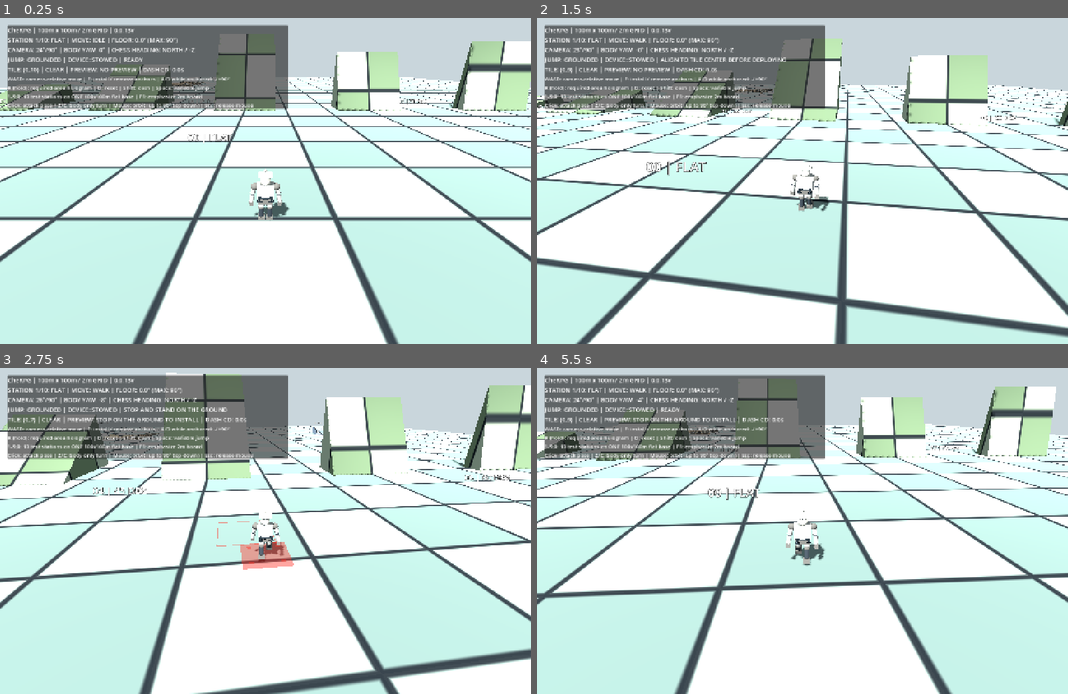
Above: before the commit, frames 1-4 (two rows, left to right).
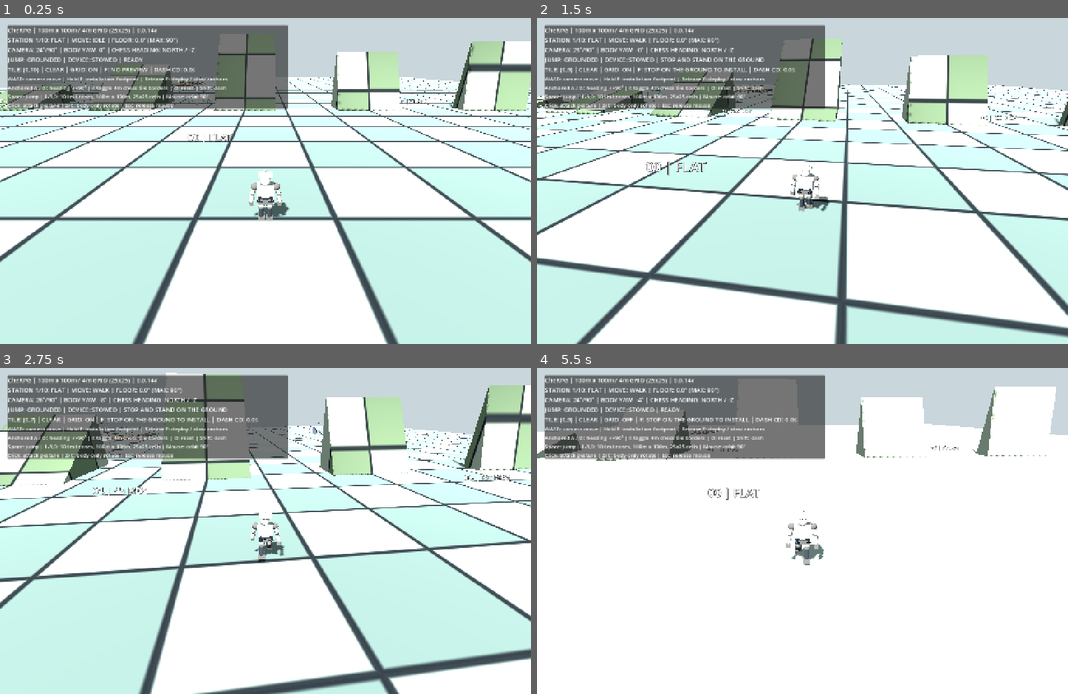
Above: after the commit, the same moments.

Repository: zzunlsj/cherpg
Game: Godot game, scene res://scenes/MotionLab.tscn
The game is run twice, just before and just after one commit, with the same random seed, the same clock (stepped at 60 frames per second) and the same inputs.
Inputs (mouse positions are in pixels of both pictures, inside the frame that each line leads up to):
- Up to frame 1 (0.25 s): no input
- Up to frame 2 (1.5 s): tap Enter at 0.5 s; move the mouse to (829, 181) at 0.52 s; hold F 0.53-1.28 s; hold W from 0.53 s (still down); click (829, 181) at 0.67 s; tap Space at 0.77 s; tap I at 0.8, 1.35 s; move the mouse to (775, 181) at 1.27 s; click (775, 181) at 1.42 s
- Up to frame 3 (2.75 s): keep holding W; tap Space at 1.52 s; tap R at 1.55 s; move the mouse to (276, 524) at 2.02 s; hold R from 2.03 s (still down); click (276, 524) at 2.17 s; tap F at 2.3 s
- Up to frame 4 (5.5 s): keep holding W; move the mouse to (797, 537) at 2.77 s; release R at 2.78 s; tap F at 2.85, 4.55 s; click (797, 537) at 2.92 s; tap Space at 3.02, 3.77, 4.52 s; tap I at 3.05, 3.6, 5.3 s; move the mouse to (839, 534) at 3.52 s; hold R 3.53-4.28 s; click (839, 534) at 3.67 s; move the mouse to (760, 527) at 4.27 s; tap R at 4.35 s; click (760, 527) at 4.42 s; move the mouse to (807, 531) at 5.02 s; tap O at 5.1 s; click (807, 531) at 5.17 s

The runs differ from the first frame. In frame 1, 1.3% of the frame differs, in the area x 1-48%, y 2-28%; in frame 2, 1.6%; in frame 3, 2.1%; in frame 4, 48%, in the area x 0-100%, y 2-100%.

Commit message:
feat(input): merge R hologram into held F, F-release toggle, I grid toggle and 4m board HUD

Diff:
--- a/godot/tests/motion_rotation_lab/scripts/motion_lab.gd
+++ b/godot/tests/motion_rotation_lab/scripts/motion_lab.gd
@@ -15,7 +15,7 @@
 const CAMERA_ELEVATION_MAX := PI / 2.0
 var camera_distance := 6.8
 var camera_target := Vector3.ZERO
-var grid_debug_visible := false
+var grid_debug_visible := true
 var active_station := 0
 
 func _ready() -> void:
@@ -73,7 +73,7 @@
 	info.add_theme_font_size_override("font_size",16)
 	content.add_child(info)
 	help_label = Label.new()
-	help_label.text = "WASD: camera-relative move | F: install / remove anchors | A/D while anchored: -/+90°\nR (hold): required-area hologram | O: reset | Shift: dash | Space: variable jump\n1-9,0: 10 test stations on ONE 100x100m flat base | F1: emphasize 2m board\nClick: attack pose | Z/C: body-only turn | Mouse: orbit (up to 90° top-down) | Esc: release mouse"
+	help_label.text = "WASD: camera move | Hold F: installation footprint | Release F: deploy / stow anchors\nAnchored A / D: heading -/+90° | I: toggle 4m chess tile borders | O: reset | Shift: dash\nSpace: jump | 1-9,0: 10 test zones, 100m x 100m, 25x25 cells | Mouse: orbit 90°\nClick: attack gesture | Z/C: body-only rotate | Esc: release mouse"
 	help_label.add_theme_font_size_override("font_size",14)
 	content.add_child(help_label)
 	_update_hud()
@@ -84,7 +84,7 @@
 func _process(delta: float) -> void:
 	_update_camera(delta)
 	if pawn != null and pawn.device != null:
-		pawn.device.call("set_preview_held",Input.is_key_pressed(KEY_R))
+		pawn.device.call("set_preview_held",Input.is_key_pressed(KEY_F))
 
 func _update_camera(delta: float) -> void:
 	if pawn == null or camera == null:
@@ -120,11 +120,17 @@
 			pawn.release_jump()
 		get_viewport().set_input_as_handled()
 		return
+	# Single F key: while held show the required area; on release commit
+	# the deploy / stow command once. No R preview action remains.
+	if event.physical_keycode == KEY_F:
+		if not event.pressed:
+			pawn.device.call("set_preview_held",false)
+			pawn.device.call("request_toggle")
+		get_viewport().set_input_as_handled()
+		return
 	if not event.pressed or event.echo:
 		return
 	match event.physical_keycode:
-		KEY_F:
-			pawn.device.call("request_toggle")
 		KEY_A:
 			if pawn.device.call("phase_name") == "ANCHORED":
 				pawn.device.call("request_turn",-1)
@@ -143,7 +149,7 @@
 			pawn.rotate_body_only(-90.0)
 		KEY_C:
 			pawn.rotate_body_only(90.0)
-		KEY_F1:
+		KEY_I:
 			grid_debug_visible = not grid_debug_visible
 			terrain.call("set_board_debug_visible",grid_debug_visible)
 		KEY_ESCAPE:
@@ -164,17 +170,17 @@
 		return
 	var station: String = str(terrain.call("station_name",active_station))
 	var rule_status: String = "RESISTANCE" if pawn.resistance_time > 0.0 else "CLEAR"
-	info.text = "CheRPG | 100m x 100m / 2m GRID | 0.0.13v\n" \
+	info.text = "CheRPG | 100m x 100m / 4m GRID (25x25) | 0.0.14v\n" \
 		+ "STATION %d/10: %s | MOVE: %s | FLOOR: %.1f° (MAX: 90°)\n" % [active_station+1,station,pawn.move_state,pawn.floor_deg] \
 		+ "CAMERA: %.0f°/90° | BODY YAW: %.0f° | CHESS HEADING: %s\n" % [rad_to_deg(camera_elevation),rad_to_deg(pawn.avatar.rotation.y),pawn.HEADING_NAMES[pawn.heading_index]] \
 		+ "JUMP: %s | DEVICE: %s | %s\n" % [pawn.jump_state,pawn.device.call("phase_name"),pawn.device.reason] \
-		+ "TILE: (%d,%d) | %s | PREVIEW: %s | DASH CD: %.1fs" % [pawn.current_cell.x,pawn.current_cell.y,rule_status,pawn.device.preview_reason,pawn.dash_cooldown]
+		+ "TILE: (%d,%d) | %s | GRID: %s | F: %s | DASH CD: %.1fs" % [pawn.current_cell.x,pawn.current_cell.y,rule_status,("ON" if grid_debug_visible else "OFF"),pawn.device.preview_reason,pawn.dash_cooldown]
 
 func _run_smoke_test() -> void:
 	# User invoked via --smoke-test. Short structure-only check; no long playtest.
 	assert(terrain != null)
 	assert(terrain.get_node_or_null("BaseFloorCollision_100x100") != null)
-	assert(terrain.get_node_or_null("VerticalWallCollision") != null)
+	assert(terrain.get_node_or_null("Grabbable90degWall/VerticalWallCollision") != null)
 	assert(pawn.device.components.size() == 4)
 	for i in range(int(terrain.call("spawn_count"))):
 		assert(terrain.call("spawn_position",i) is Vector3)
